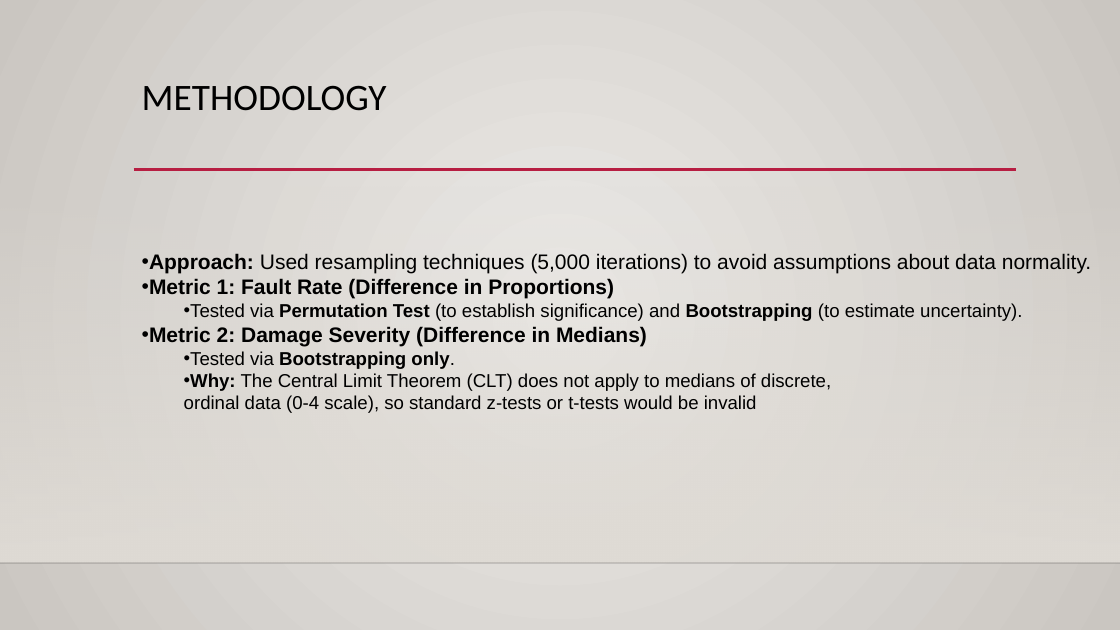
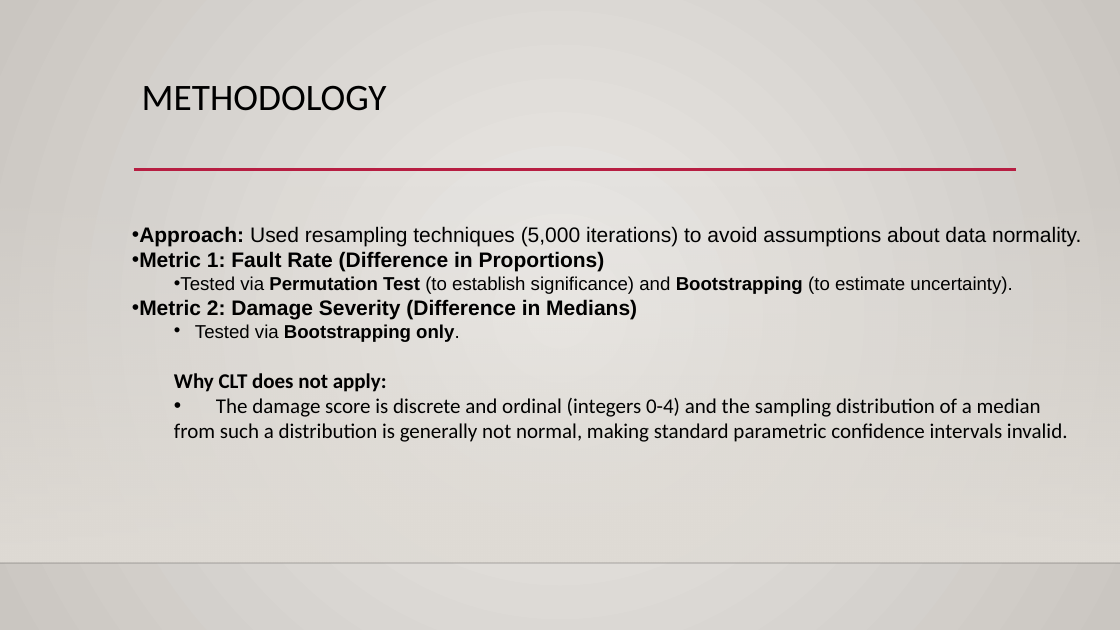
Before and after one commit to carolineayieko/project-chooseyourownhypothesis, a slide deck: slide 3 of Caroline_project_CYOH_presentation.pptx. Drawn at 1120x630 pixels with LibreOffice and Linux fonts; fonts in the diff are those of the drawing; background and template pictures are left out. Boxes give left, top, right and bottom in pixels: in the first picture for what was removed or moved away, otherwise in the second. Text is boxed around its words. In the diff, an @@ line names an element or a change of style, - is before the commit and + after.

Commit message:
rectified why CLT does not apply

```diff
--- a/Caroline_project_CYOH_presentation.pptx
+++ b/Caroline_project_CYOH_presentation.pptx
@@ text "Approach: Used resampling techniques (5,000 ...": place and size @@
-text "Approach: Used resampling techniques (5,000 ..." at box(149, 253, 1091, 413)
+text "Approach: Used resampling techniques (5,000 ..." at box(139, 226, 1081, 442)
@@ text at box(195, 324, 460, 342): indent changed @@
@@ text at box(174, 373, 1068, 442): text changed; size 16 to 18 pt; font Arial to Calibri @@
-  • Why: The Central Limit Theorem (CLT) does not apply to medians of discrete,
-  ordinal data (0-4 scale), so standard z-tests or t-tests would be invalid
+  Why CLT does not apply:
+  • The damage score is discrete and ordinal (integers 0-4) and the sampling distribution of a median
+  from such a distribution is generally not normal, making standard parametric confidence intervals invalid.
```
Also in this commit, not shown: 1 other slide changed.
